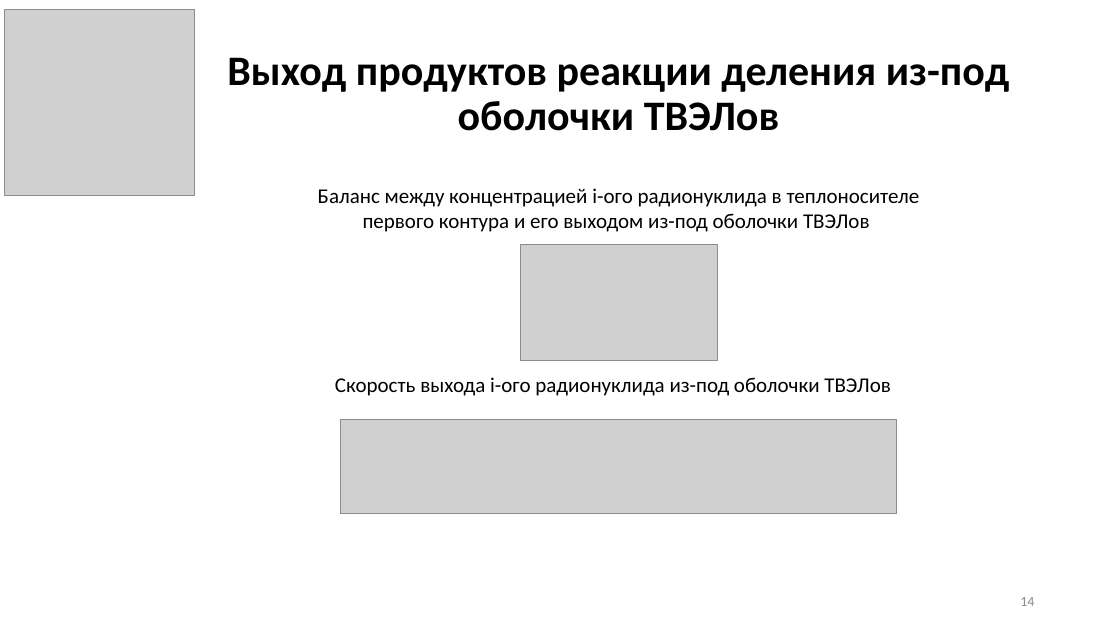
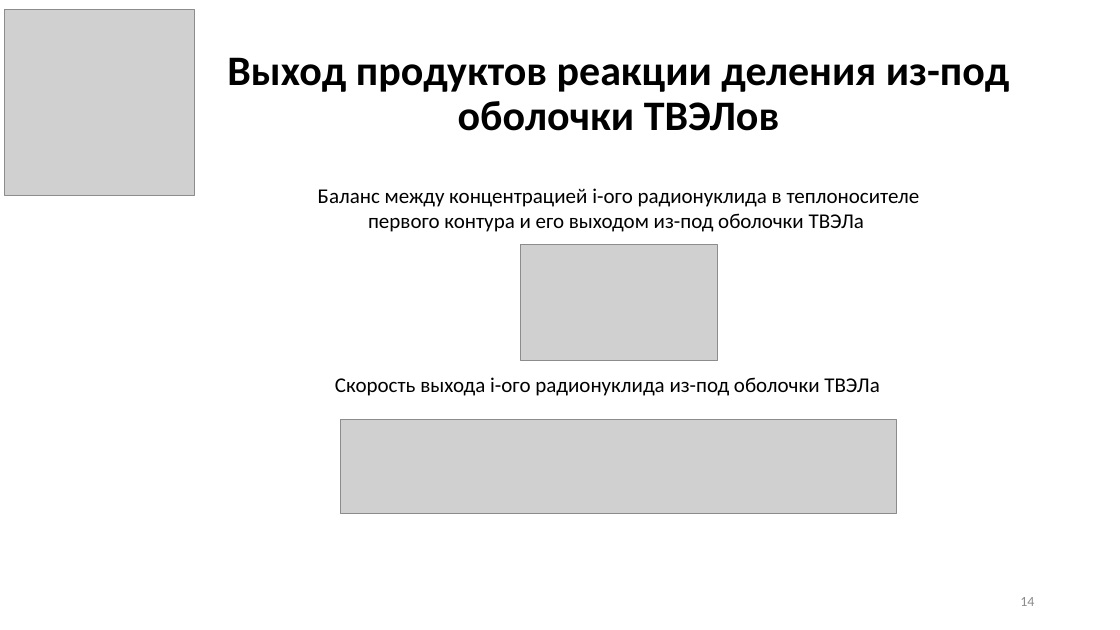
Before and after one commit to GolovPavel/diploma_golov, a slide deck: slide 14 of practice/presentation/practice.pptx. Drawn at 1120x630 pixels with LibreOffice and Linux fonts; fonts in the diff are those of the drawing; grey boxes stand for pictures. Boxes give left, top, right and bottom in pixels: in the first picture for what was removed or moved away, otherwise in the second. Text is boxed around its words. In the diff, an @@ line names an element or a change of style, - is before the commit and + after.

```diff
--- a/practice/presentation/practice.pptx
+++ b/practice/presentation/practice.pptx
@@ text at (x1=318, y1=188, x2=920, y2=232): text changed @@
-Баланс между концентрацией i-ого радионуклида в теплоносителе первого контура и его выходом из-под оболочки ТВЭЛов
+Баланс между концентрацией i-ого радионуклида в теплоносителе первого контура и его выходом из-под оболочки ТВЭЛа
@@ text at (x1=335, y1=377, x2=879, y2=396): text changed @@
-Скорость выхода i-ого радионуклида из-под оболочки ТВЭЛов
+Скорость выхода i-ого радионуклида из-под оболочки ТВЭЛа
```
Also in this commit, not shown: 1 other slide changed, 2 slides added.
